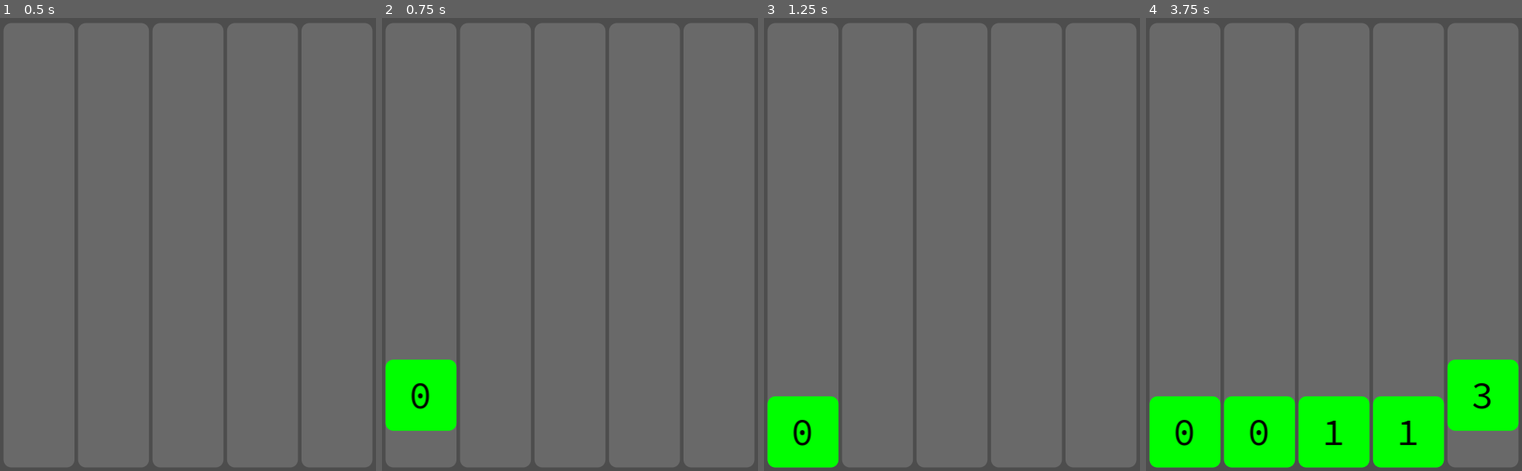
Above: before the commit, frames 1-4 (left to right).
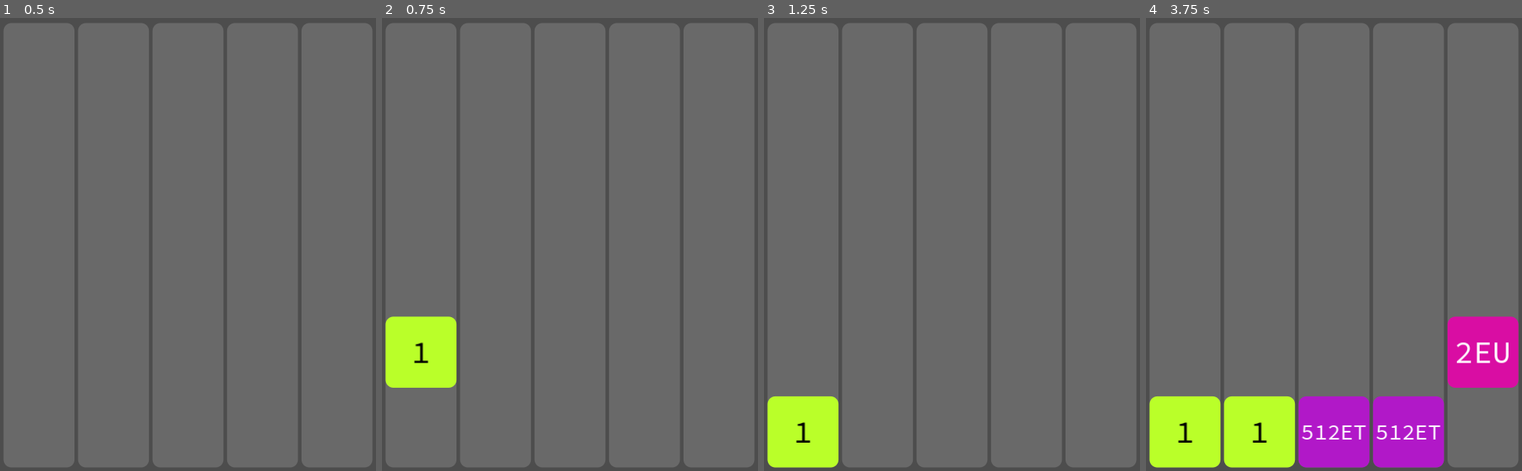
Above: after the commit, the same moments.

Repository: paulwrubel/merge-mania
Game: Godot game, scene res://Scenes/main.tscn
The game is run twice, just before and just after one commit, with the same random seed, the same clock (stepped at 60 frames per second) and the same inputs.
Inputs (mouse positions are in pixels of both pictures, inside the frame that each line leads up to):
- Up to frame 1 (0.5 s): no input
- Up to frame 2 (0.75 s): tap Enter at 0.5 s; move the mouse to (419, 244) at 0.52 s; click (419, 244) at 0.67 s
- Up to frame 3 (1.25 s): no input
- Up to frame 4 (3.75 s): tap Space at 1.25, 2.75 s; move the mouse to (1258, 244) at 1.27 s; click (1258, 244) at 1.42 s; tap Enter at 2, 3.5 s; move the mouse to (1334, 244) at 2.02 s; click (1334, 244) at 2.17 s; move the mouse to (1409, 244) at 2.77 s; click (1409, 244) at 2.92 s; move the mouse to (1484, 244) at 3.52 s; click (1484, 244) at 3.67 s

Frame 1 is identical in both runs. In frame 2, 4.8% of the frame differs, in the area x 0-20%, y 65-92%; in frame 3, 3.0%; in frame 4, 17%, in the area x 0-100%, y 65-100%.

Commit message:
much more code ported

Diff:
--- /dev/null
+++ b/Scenes/animated.tscn
@@ -0,0 +1,6 @@
+[gd_scene load_steps=2 format=3 uid="uid://c4av1tdxh67s8"]
+
+[ext_resource type="Script" path="res://Scripts/animated.gd" id="1_s4bkt"]
+
+[node name="Animated" type="Node2D"]
+script = ExtResource("1_s4bkt")
--- a/Scenes/block.tscn
+++ b/Scenes/block.tscn
@@ -1,22 +1,12 @@
-[gd_scene load_steps=5 format=3 uid="uid://ckgpk1anbcwl1"]
+[gd_scene load_steps=2 format=3 uid="uid://5hrlqbbwmwek"]
 
-[ext_resource type="Script" path="res://Scripts/block.gd" id="1_vm013"]
-[ext_resource type="FontFile" uid="uid://bh6wkhea6qlt5" path="res://Resources/Fonts/static/SourceCodePro-Regular.ttf" id="2_ed2my"]
-
-[sub_resource type="Theme" id="Theme_kxd0y"]
-
-[sub_resource type="LabelSettings" id="LabelSettings_0r8dh"]
-font = ExtResource("2_ed2my")
-font_size = 32
-font_color = Color(0, 0, 0, 1)
+[ext_resource type="Script" path="res://Scripts/block.gd" id="1_diglc"]
 
 [node name="Block" type="Node2D"]
-script = ExtResource("1_vm013")
+script = ExtResource("1_diglc")
 
 [node name="BlockLabel" type="Label" parent="."]
 offset_right = 40.0
-offset_bottom = 40.0
-theme = SubResource("Theme_kxd0y")
-label_settings = SubResource("LabelSettings_0r8dh")
+offset_bottom = 23.0
 horizontal_alignment = 1
 vertical_alignment = 1
--- /dev/null
+++ b/Scripts/Data/block_data.gd
@@ -0,0 +1,9 @@
+class_name BlockData
+extends RefCounted
+
+enum Type {POWER, WILDCARD}
+
+var type: Type
+
+func _init(_type: Type):
+	self.type = _type
--- /dev/null
+++ b/Scripts/Data/power_block_data.gd
@@ -0,0 +1,8 @@
+class_name PowerBlockData
+extends BlockData
+
+var power: int
+
+func _init(_power: int):
+	super(BlockData.Type.POWER)
+	self.power = _power
--- /dev/null
+++ b/Scripts/Data/wildcard_block_data.gd
@@ -0,0 +1,8 @@
+class_name WildcardBlockData
+extends BlockData
+
+var magnitude: int
+
+func _init(_magnitude: int):
+	super(BlockData.Type.WILDCARD)
+	self.magnitude = _magnitude
--- /dev/null
+++ b/Scripts/animated.gd
@@ -0,0 +1,28 @@
+class_name Animated
+extends Node2D
+
+var parent_property_name: String
+var parent_property_value: Variant
+var duration_seconds: float
+var ease: Tween.EaseType
+var trans: Tween.TransitionType
+var on_finished: Callable
+
+var is_animating := false
+
+# Called when the node enters the scene tree for the first time.
+func _ready():
+	is_animating = true
+	var block = get_parent()
+	var tween = create_tween()
+	tween.tween_property(block, parent_property_name, parent_property_value, duration_seconds) \
+		.set_ease(ease) \
+		.set_trans(trans)
+	var callback = func():
+		on_finished.call(block)
+		is_animating = false
+	tween.tween_callback(callback)
+
+# Called every frame. 'delta' is the elapsed time since the previous frame.
+func _process(delta):
+	pass
--- a/Scripts/block.gd
+++ b/Scripts/block.gd
@@ -1,37 +1,63 @@
 class_name Block
 extends Node2D
 
+var font = preload("res://Resources/Fonts/static/SourceCodePro-Regular.ttf")
+
 var board: Board
 
-var grid_position_initial: Vector2i
-var grid_position_final: Vector2i
-var size := Vector2(100, 100)
-var background_color := Color.GREEN
-var value: int
+var grid_position: Vector2i
+#var grid_position_initial: Vector2i
+#var grid_position_final: Vector2i
+var size: Vector2
+var color: Color
+var data: BlockData
+#var animation_callback: Callable
+
+#var is_animating := false
 
 const ROUNDED_CORNER_SIZE = 10
+const DEFAULT_FONT_SIZE = 40
 
 func initialize(settings: Dictionary):
-	grid_position_initial = settings.grid_position_initial
-	grid_position_final = settings.grid_position_final
+	board = settings.board
+
+	grid_position = settings.grid_position
+#	grid_position_initial = settings.grid_position_initial
+#	grid_position_final = settings.grid_position_final
 	size = settings.size
-	board = settings.board
-	value = settings.value
+	color = settings.color
+	data = settings.data
+#	animation_callback = func():
+#		settings.animation_callback.call()
+#		is_animating = false
 
 # Called when the node enters the scene tree for the first time.
 func _ready():
-	position = board.get_actual_location_from_grid(grid_position_initial)
+#	position = board.get_actual_location_from_grid(grid_position_initial)
+	position = board.get_actual_location_from_grid(grid_position)
 
-	var actual_location_to_anim_to = board.get_actual_location_from_grid(grid_position_final)
-	var tween = create_tween()
-	tween.tween_property(self, "position", actual_location_to_anim_to, 0.2) \
-		.set_ease(Tween.EASE_OUT) \
-		.set_trans(Tween.TRANS_EXPO)
-	tween.tween_callback(func(): anim_callback(grid_position_final, value))
+#	is_animating = true
+#	var actual_location_to_anim_to = board.get_actual_location_from_grid(grid_position_final)
+#	var tween = create_tween()
+#	tween.tween_property(self, "position", actual_location_to_anim_to, 0.2) \
+#		.set_ease(Tween.EASE_OUT) \
+#		.set_trans(Tween.TRANS_EXPO)
+#	tween.tween_callback(animation_callback)
 
+	var text = board.get_formatted_block_text(data)
+	var text_size = font.get_string_size(text, HORIZONTAL_ALIGNMENT_CENTER, -1, DEFAULT_FONT_SIZE)
+	var font_size_scalar = (size.x / text_size.x) * 0.95
+
+	print(font_size_scalar)
+
+	var font_color = ColorUtils.get_highest_contrast_to(color, [Color.BLACK, Color.WHITE])
+	var label_settings = LabelSettings.new()
+	label_settings.font = font
+	label_settings.font_size = DEFAULT_FONT_SIZE if font_size_scalar >= 1.0 else DEFAULT_FONT_SIZE * font_size_scalar
+	label_settings.font_color = font_color
+	$BlockLabel.label_settings = label_settings
 	$BlockLabel.size = size
-	($BlockLabel.label_settings as LabelSettings).font_size = 48
-	$BlockLabel.text = str(value)
+	$BlockLabel.text = text
 
 # Called every frame. 'delta' is the elapsed time since the previous frame.
 func _process(_delta):
@@ -40,11 +66,6 @@
 func _draw():
 	var style_box = StyleBoxFlat.new()
 	style_box.set_corner_radius_all(ROUNDED_CORNER_SIZE)
-	style_box.bg_color = background_color
+	style_box.bg_color = color
 
 	draw_style_box(style_box, Rect2(Vector2(0, 0), size))
-
-func anim_callback(final_pos: Vector2i, val: int):
-	board.add_block_at(final_pos, val)
-	board.advance_block_progression()
-	board.anim_lock = false
--- a/Scripts/board.gd
+++ b/Scripts/board.gd
@@ -3,6 +3,7 @@
 
 const COLUMN_SCENE := preload("res://Scenes/column.tscn")
 const BLOCK_SCENE := preload("res://Scenes/block.tscn")
+#const ANIMATED_SCENE := preload("res://Scenes/animated.tscn")
 
 var viewport_width: float = ProjectSettings.get_setting("display/window/size/viewport_width")
 var viewport_height: float = ProjectSettings.get_setting("display/window/size/viewport_height")
@@ -16,6 +17,8 @@
 const pre_width := (pre_block_size * column_count) + (pre_padding * (column_count + 1))
 const pre_height := (pre_block_size * row_count) + (pre_padding * (row_count + 1))
 
+var block_symbols: PackedStringArray
+
 var scalar := viewport_width / pre_width
 
 var block_size := pre_block_size * scalar
@@ -23,12 +26,28 @@
 var width := pre_width * scalar
 var height := pre_height * scalar
 
+var color_progression: Array[Color] = [
+#	Color.html("#DDDDDD"),
+#	Color.html("#222222"),
+	# end test
+	Color.html("#BAFF29"),
+	Color.html("#D90DA3"),
+	Color.html("#34E4EA"),
+	Color.html("#625AFF"),
+	Color.html("#D68FD6"),
+	Color.html("#CBC0AD"),
+	Color.html("#FE5F55"),
+	Color.html("#279AF1"),
+	Color.html("#FFDD78"),
+	Color.html("#B118C8"),
+]
+
 const steps_above_minimum_to_advance := 9
 const steps_above_minimum_to_drop := 4
 
 var anim_lock := false
-var current_level := 0
-var block_progression: Array[int] = [0, 0]
+var current_level := 1608
+var block_progression: Array[BlockData] = [PowerBlockData.new(0), PowerBlockData.new(0)]
 
 var blocks: Array[Array] = []
 
@@ -55,45 +74,123 @@
 
 		column_x += block_size + padding
 
+	# various other setup
 	position = Vector2(0, viewport_height - height)
+	block_symbols = build_block_symbols()
 
 # Called every frame. 'delta' is the elapsed time since the previous frame.
-func _process(delta):
+func _process(_delta):
 	pass
 
-func get_actual_location_from_grid(grid_loc: Vector2) -> Vector2:
-	return Vector2(
-		padding + (padding * grid_loc.x) + (block_size * grid_loc.x),
-		height - ((padding * (grid_loc.y + 1)) + (block_size * (grid_loc.y + 1)))
-	)
+func build_block_symbols() -> PackedStringArray:
+	var static_symbols = PackedStringArray([""]) + "kmgtpezyrq".split()
+	var dynamic_symbols_level_1 = "ABCDEFGHIJKLMNOPQRSTUVWXYZ".split()
+	var dynamic_symbols_level_2: PackedStringArray = []
+	for symbol_1 in dynamic_symbols_level_1:
+		for symbol_2 in dynamic_symbols_level_1:
+			dynamic_symbols_level_2.append(symbol_1 + symbol_2)
+
+	return static_symbols + dynamic_symbols_level_1 + dynamic_symbols_level_2
+
+
+func get_formatted_block_text(block: BlockData) -> String:
+	match block.type:
+		BlockData.Type.POWER:
+			var power = (block as PowerBlockData).power
+			var symbol_index: int = -1
+			for i in range(block_symbols.size()):
+				if power >= i * 10 && power - (i * 10) < 10:
+					symbol_index = i
+					break
+			return str(2 ** (power - 10 * symbol_index)) + block_symbols[symbol_index]
+		BlockData.Type.WILDCARD:
+			return str(2 ** (block as WildcardBlockData).magnitude)
+		_:
+			return "?"
+
+
+func get_block_background_color(block: BlockData) -> Color:
+	match block.type:
+		BlockData.Type.POWER:
+			return color_progression[(block as PowerBlockData).power % color_progression.size()]
+		BlockData.Type.WILDCARD:
+			return color_progression[(block as WildcardBlockData).magnitude % color_progression.size()]
+		_:
+			return Color.WHITE
 
 func get_next_open_index_in_column(x: int) -> int:
 	return blocks[x].find(null)
 
-func spawn_initial_block_at(position: Vector2i, val: int):
+#func add_block_to_column(index: int):
+#	var row_index = get_next_open_index_in_column(index)
+#	if row_index != -1:
+#		# spawn a block
+#		add_block_at(Vector2i(index, row_index), block_progression[0])
+##		spawn_initial_block_at(Vector2(index, row_index), block_progression[0])
+
+func set_block_at(loc: Vector2i, block: Block):
+	blocks[loc.x][loc.y] = block
+
+func remove_block_at(loc: Vector2i):
+	var block = blocks[loc.x][loc.y]
+	remove_child(block)
+	block.queue_free()
+	blocks[loc.x][loc.y] = null
+
+func try_spawn_initial_block_in(x: int):
+	if !anim_lock && blocks[x].any(func(block): return block == null):
+		anim_lock = true
+		var y = get_next_open_index_in_column(x)
+		spawn_initial_block_at(Vector2i(x, y), block_progression[0])
+
+func spawn_initial_block_at(pos: Vector2i, data: BlockData):
+	var block = spawn_block(Vector2i(pos.x, row_count - 1), data)
+
+	var on_animation_finished = func():
+		set_block_at(pos, block)
+		advance_block_progression()
+		anim_lock = false
+		try_check_merge(pos.x, false, get_on_animation_chain_finished())
+
+	animate_blocks([{
+		"block": block,
+		"prop_name": "position",
+		"prop_value": get_actual_location_from_grid(pos),
+	}], 0.3, on_animation_finished)
+
+#	spawn_animated_block(Vector2i(pos.x, row_count - 1), pos, data, on_animation_finished)
+
+func get_new_block(pos: Vector2i, data: BlockData) -> Block:
 	var block = BLOCK_SCENE.instantiate()
 	block.initialize({
-		"grid_position_initial": Vector2i(position.x, row_count - 1),
-		"grid_position_final": position,
+		"grid_position": pos,
+#		"grid_position_initial": from_pos,
+#		"grid_position_final": to_pos,
 		"size": Vector2(block_size, block_size),
 		"board": self,
-		"value": val,
+		"color": get_block_background_color(data),
+		"data": data,
+#		"animation_callback": on_animation_finished,
 	})
+	return block
+
+func spawn_block(pos: Vector2i, data: BlockData) -> Block:
+	var block = get_new_block(pos, data)
 	add_child(block)
-
-func try_spawn_initial_block_in(index: int):
-	var row_index = get_next_open_index_in_column(index)
-	if !anim_lock && row_index != -1:
-		# spawn a block
-		spawn_initial_block_at(Vector2(index, row_index), block_progression[0])
-		anim_lock = true
-
-func add_block_at(loc: Vector2, val: int):
-	blocks[loc.x][loc.y] = val
-
-func advance_block_progression():
-	block_progression.remove_at(0)
-	block_progression.push_back(select_next_block_in_progression())
+	return block
+
+#func spawn_animated_block(from_pos: Vector2i, to_pos: Vector2i, data: BlockData, on_animation_finished: Callable) -> Block:
+#	var block = get_new_block(from_pos, data)
+#	var animated = ANIMATED_SCENE.instantiate()
+#	animated.parent_property_name = "position"
+#	animated.parent_property_value = get_actual_location_from_grid(to_pos)
+#	animated.duration_seconds = 0.2
+#	animated.ease = Tween.EASE_OUT
+#	animated.trans = Tween.TRANS_EXPO
+#	animated.on_finished = on_animation_finished
+#	block.add_child(animated)
+#	add_child(block)
+#	return block
 
 func select_next_block_in_progression():
 #	if (Math.random() < specialBlockOdds) {
@@ -108,4 +205,194 @@
 #			),
 #		};
 #	}
-	return current_level + randi_range(0, steps_above_minimum_to_drop)
+	return PowerBlockData.new(current_level + randi_range(0, steps_above_minimum_to_drop))
+
+func advance_block_progression():
+	block_progression.remove_at(0)
+	block_progression.push_back(select_next_block_in_progression())
+
+func get_max_power_active() -> int:
+	var max_power = 0
+	for column in blocks:
+		for block in column:
+			if block.type == BlockData.Type.POWER:
+				max_power = max((block as PowerBlockData).power, max_power)
+	return max_power
+
+func get_actual_location_from_grid(grid_loc: Vector2) -> Vector2:
+	return Vector2(
+		padding + (padding * grid_loc.x) + (block_size * grid_loc.x),
+		height - ((padding * (grid_loc.y + 1)) + (block_size * (grid_loc.y + 1)))
+	)
+
+func animate_blocks(subjects: Array[Dictionary], duration_seconds: float, on_finish: Callable):
+	var tween = create_tween() \
+		.set_ease(Tween.EASE_OUT) \
+		.set_trans(Tween.TRANS_EXPO)
+	for subject in subjects:
+		tween.parallel().tween_property(subject.block, subject.prop_name, subject.prop_value, duration_seconds)
+	var callback = func():
+		on_finish.call()
+	tween.tween_callback(callback)
+
+func try_check_collapse(active_column: int, on_animation_chain_finished: Callable):
+	var did_collapse = false
+	var subjects: Array[Dictionary] = []
+	var on_finish_funcs: Array[Callable] = []
+	for x in range(column_count):
+		var column = blocks[x]
+		for y in range(row_count):
+			var block = column[y]
+			if block == null:
+				# there's no block at this position!
+				# find the position of the next block above this one
+				var next_block_y = -1
+				for ny in range(column_count):
+					if ny > y && column[ny] != null:
+						next_block_y = ny
+						break
+				if next_block_y != -1:
+					did_collapse = true
+					anim_lock = true
+
+					var collapsing_block = column[next_block_y]
+					var from_pos = Vector2i(x, next_block_y)
+					var to_pos = Vector2i(x, y)
+
+					subjects.append({
+						"block": collapsing_block,
+						"prop_name": "position",
+						"prop_value": get_actual_location_from_grid(to_pos)
+					})
+
+					on_finish_funcs.append(func():
+						set_block_at(to_pos, collapsing_block)
+					)
+
+					blocks[from_pos.x][from_pos.y] = null
+
+#					var on_finish = func():
+#						add_block_at(pos, block)
+#						advance_block_progression()
+#						anim_lock = false
+
+#					spawn_animated_block(from_pos, to_pos, new_block_data, on_finish)
+
+#					remove_block_at(from_pos)
+	if did_collapse:
+		var callback = func():
+			for function in on_finish_funcs:
+				function.call()
+			anim_lock = false
+			try_check_merge(active_column, false, on_animation_chain_finished)
+		animate_blocks(subjects, 0.2, callback)
+	else:
+		try_check_merge(active_column, false, on_animation_chain_finished)
+
+func get_new_block_data_of_merge_group(group: Array[Vector2i]) -> BlockData:
+	var max_power = 0
+	for pos in group:
+		var block: Block = blocks[pos.x][pos.y]
+		if block.data.type == BlockData.Type.POWER && (block.data as PowerBlockData).power > max_power:
+			max_power = (block.data as PowerBlockData).power
+
+	var max_magnitude = 0
+	for pos in group:
+		var block: Block = blocks[pos.x][pos.y]
+		if block.data.type == BlockData.Type.WILDCARD && (block.data as WildcardBlockData).magnitude > max_magnitude:
+			max_magnitude = (block.data as WildcardBlockData).magnitude
+
+	return PowerBlockData.new(max_power + max_magnitude + group.size() - 1)
+
+func are_adjacent(a: Vector2i, b: Vector2i) -> bool:
+	return \
+		(abs(a.x - b.x) == 1 && abs(a.y - b.y) == 0) || \
+		(abs(a.x - b.x) == 0 && abs(a.y - b.y) == 1)
+
+func get_center_of_merge_group(group: Array[Vector2i], active_column: int) -> Vector2i:
+	if group.size() == 2:
+		if group[0].x == group[1].x:
+			# same x coordinate, so these are vertically stacked
+			# we should return the one on the bottom
+			return group[0] if group[0].y < group[1].y else group[1]
+		else:
+			# these must be horizontal
+			# we should return the one closest to the active column
+			if abs(group[0].x - active_column) < abs(group[1].x - active_column):
+				return group[0]
+			else:
+				return group[1]
+
+	# for a group size of > 3, it will be sufficient to fine the
+	# location that borders the most other group members
+	var max_adjacent_count = 0
+	var max_adjacent_pos: Vector2i
+	for pos_1 in group:
+		var adjacent_count = 0
+		for pos_2 in group:
+			if are_adjacent(pos_1, pos_2):
+				# add an additional neighbor to the running count
+				adjacent_count += 1
+		# if we found a new winner...
+		if adjacent_count > max_adjacent_count:
+			# ...increase the count...
+			max_adjacent_count = adjacent_count
+			# ...and save our position as the current "king"
+			max_adjacent_pos = pos_1
+
+	return max_adjacent_pos
+
+# helper function
+# check if this location is in some group already
+# and return that group's index if it is
+#
+# NOTE: merge_groups is of type Array[Array[Vector2i]]
+func check_and_add_to_interaction_group(merge_groups: Array[Array], current: Vector2i, matched: Vector2i) -> Array[Array]:
+	var new_merge_groups: Array[Array] = merge_groups.duplicate(true)
+	var current_group_index := -1
+	var matched_group_index := -1
+	for i in range(merge_groups.size()):
+		var group: Array[Vector2i] = merge_groups[i]
+		if current_group_index == -1 && group.any(func(pos): return pos == current):
+			current_group_index = i
+		if matched_group_index == -1 && group.any(func(pos): return pos == matched):
+			matched_group_index = i
+
+	if current_group_index == -1 && matched_group_index != -1:
+		# matched is in a group, so add current to that group
+		new_merge_groups[matched_group_index].append(current)
+	elif current_group_index != -1 && matched_group_index == -1:
+		# current is in a group, so add matched to that group
+		new_merge_groups[current_group_index].append(matched)
+	elif current_group_index == -1 && matched_group_index == -1:
+		# neither are in any group, so add a new group with both of them
+		new_merge_groups.append([current, matched])
+	return new_merge_groups
+
+func find_special_merge_groups() -> Array[Array]: # really returns Array[Array[Vector2i]]
+	return [[Vector2i(0, 0)]]
+
+func find_merge_groups() -> Array[Array]: # really returns Array[Array[Vector2i]]
+	return [[Vector2i(0, 0)]]
+
+func try_check_merge(active_column: int, should_check_special: bool, on_animation_chain_finished: Callable):
+	pass
+
+func is_wildcard_block_position_valid(pos: Vector2i) -> bool:
+	return false
+
+func get_wildcard_blocks_in_closed_loop() -> Array[Vector2i]:
+	return [Vector2i(0, 0)]
+
+func try_check_remove_invalid_blocks(on_animation_chain_finished: Callable):
+	pass
+
+func try_check_new_level():
+	pass
+
+func get_on_animation_chain_finished():
+	return func():
+		pass
+#		try_check_new_level()
+#		try_check_remove_invalid_blocks(on_animation_chain_finished)
+# 		TODO: save
--- /dev/null
+++ b/Scripts/color_utils.gd
@@ -0,0 +1,35 @@
+class_name ColorUtils
+
+static func get_contrast_ratio(color_1: Color, color_2: Color) -> float:
+	var lum_1 = color_1.srgb_to_linear().get_luminance()
+	var lum_2 = color_2.srgb_to_linear().get_luminance()
+
+	return (maxf(lum_1, lum_2) + 0.05) / (minf(lum_1, lum_2) + 0.05)
+
+static func get_highest_contrast_to(subject: Color, options: Array[Color]) -> Color:
+	var max_ratio = 0
+	var max_color = null
+	for option in options:
+		var current_ratio = get_contrast_ratio(subject, option)
+		if current_ratio > max_ratio:
+			max_ratio = current_ratio
+			max_color = option
+	return max_color
+
+#	return options.reduce(
+#		func(acc, cur): return get_higher_contrast_to(subject, acc, cur),
+#		{"ratio": 0, "index": 0}
+#	)
+
+#static func get_higher_contrast_to(subject: Color, option_1: Color, option_2: Color) -> Color:
+#	var ratio_1 = get_contrast_ratio(subject, option_1)
+#	var ratio_2 = get_contrast_ratio(subject, option_2)
+#	return option_1 if ratio_1 >= ratio_2 else option_2
+
+# Called when the node enters the scene tree for the first time.
+#func _ready():
+#	pass # Replace with function body.
+
+# Called every frame. 'delta' is the elapsed time since the previous frame.
+#func _process(delta):
+#	pass
--- a/Scripts/column.gd
+++ b/Scripts/column.gd
@@ -1,7 +1,5 @@
 class_name Column
 extends Area2D
-
-const BLOCK_SCENE := preload("res://Scenes/block.tscn")
 
 var board: Board
 
@@ -23,7 +21,7 @@
 func _process(_delta):
 	queue_redraw()
 
-func _input_event(viewport: Viewport, event: InputEvent, shape_index: int):
+func _input_event(_viewport: Viewport, event: InputEvent, _shape_index: int):
 	if event is InputEventMouseButton:
 		if event.pressed and event.button_index == MOUSE_BUTTON_LEFT:
 			board.try_spawn_initial_block_in(index)
--- a/project.godot
+++ b/project.godot
@@ -15,10 +15,6 @@
 config/features=PackedStringArray("4.1", "GL Compatibility")
 config/icon="res://icon.svg"
 
-[debug]
-
-gdscript/warnings/return_value_discarded=1
-
 [display]
 
 window/size/viewport_width=480
